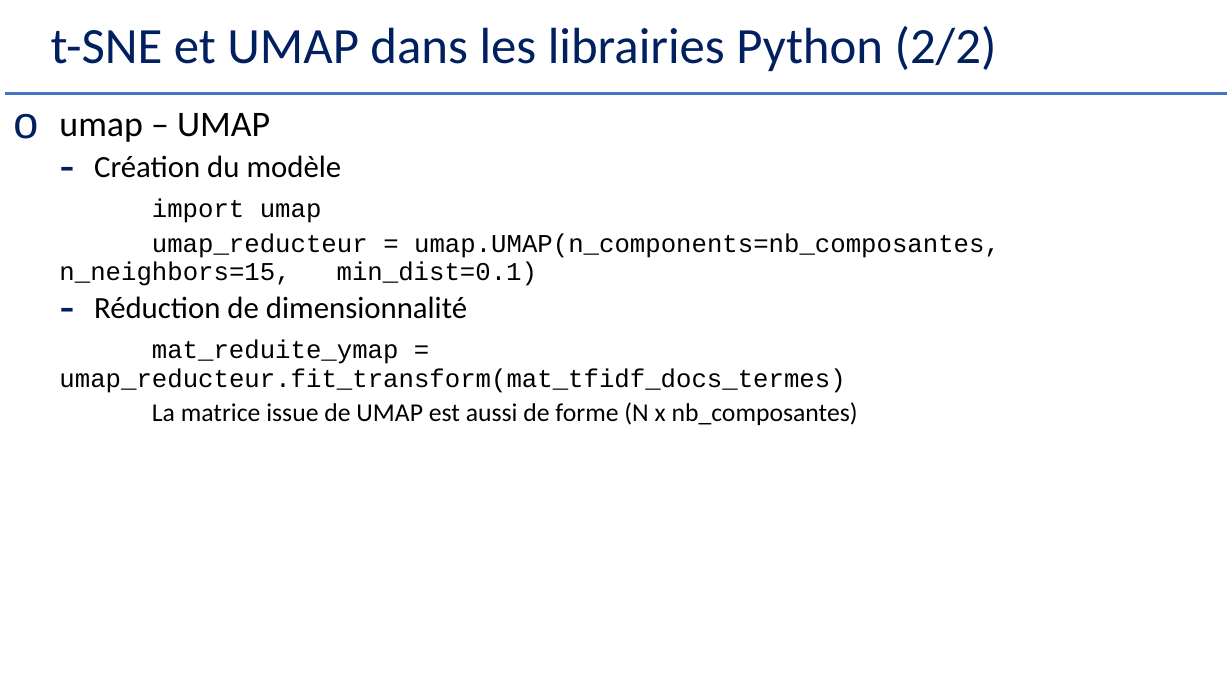
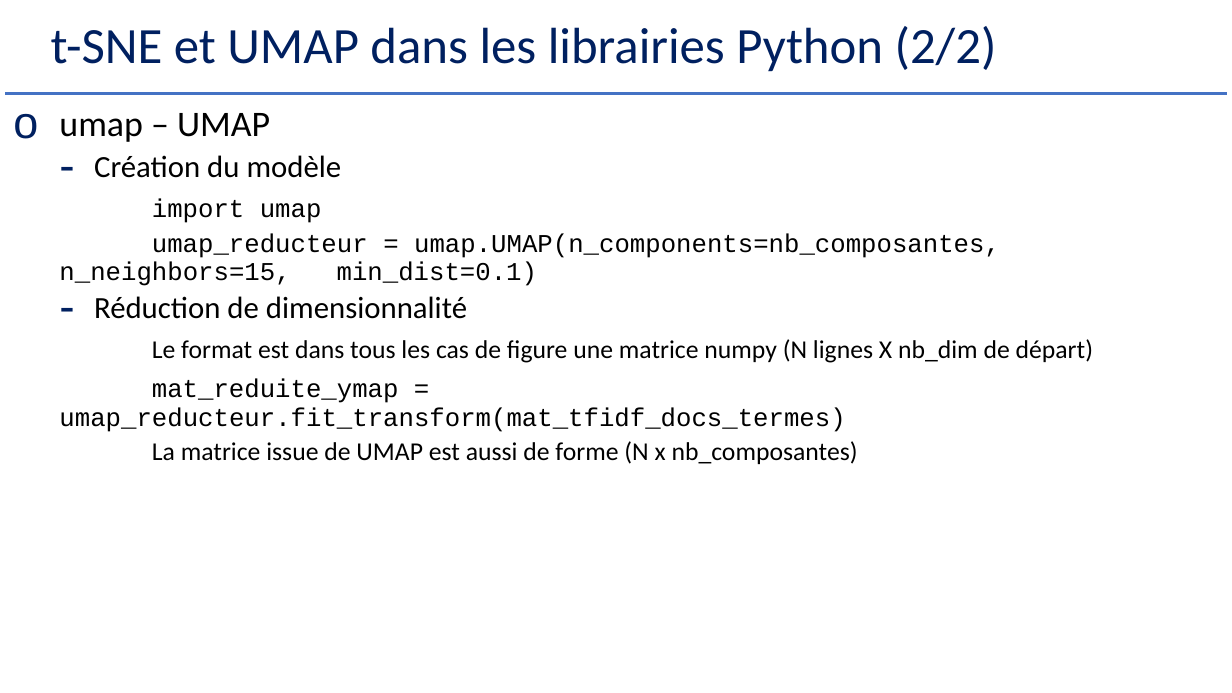
Before and after one commit to Herve-Guerin/cours-NLP-Gustave-Eiffel, a slide deck: slide 26 of Slides/NLP et Analyse Textuelle V2 - 2.pptx. Drawn at 1232x693 pixels with LibreOffice and Linux fonts; fonts in the diff are those of the drawing. Boxes give left, top, right and bottom in pixels: in the first picture for what was removed or moved away, otherwise in the second. Text is boxed around its words. In the diff, an @@ line names an element or a change of style, - is before the commit and + after.

```diff
--- a/Slides/NLP et Analyse Textuelle V2 - 2.pptx
+++ b/Slides/NLP et Analyse Textuelle V2 - 2.pptx
@@ text at (152,339,1093,363): paragraph added @@
+  Le format est dans tous les cas de figure une matrice numpy (N lignes X nb_dim de départ)
```
Also in this commit, not shown: 14 other slides changed, 11 slides added.
